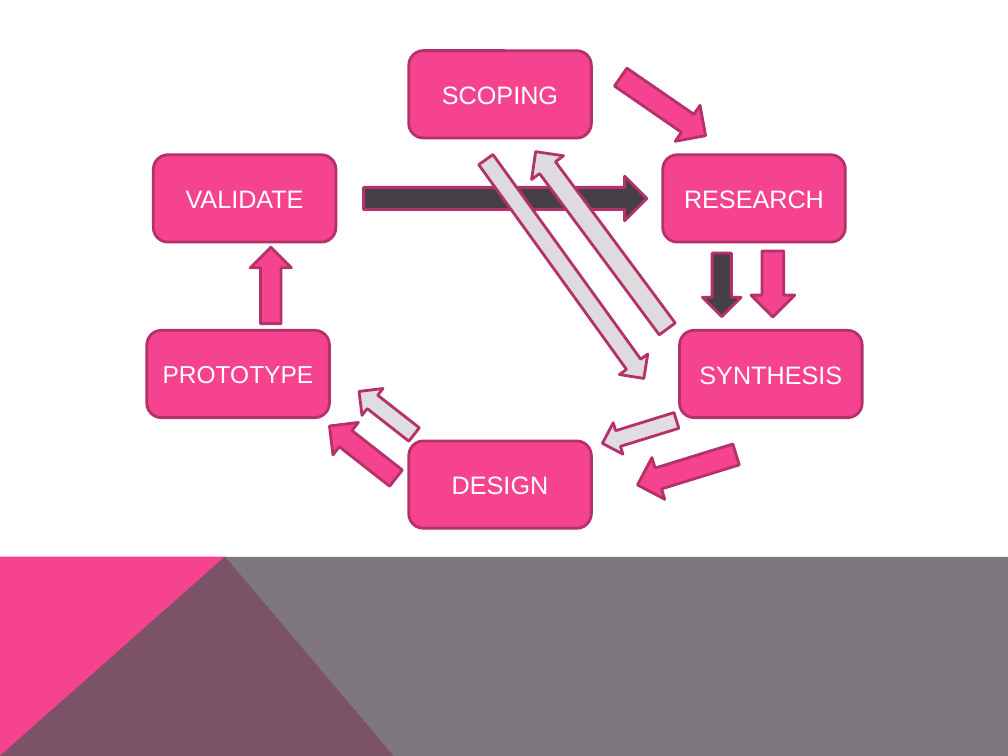
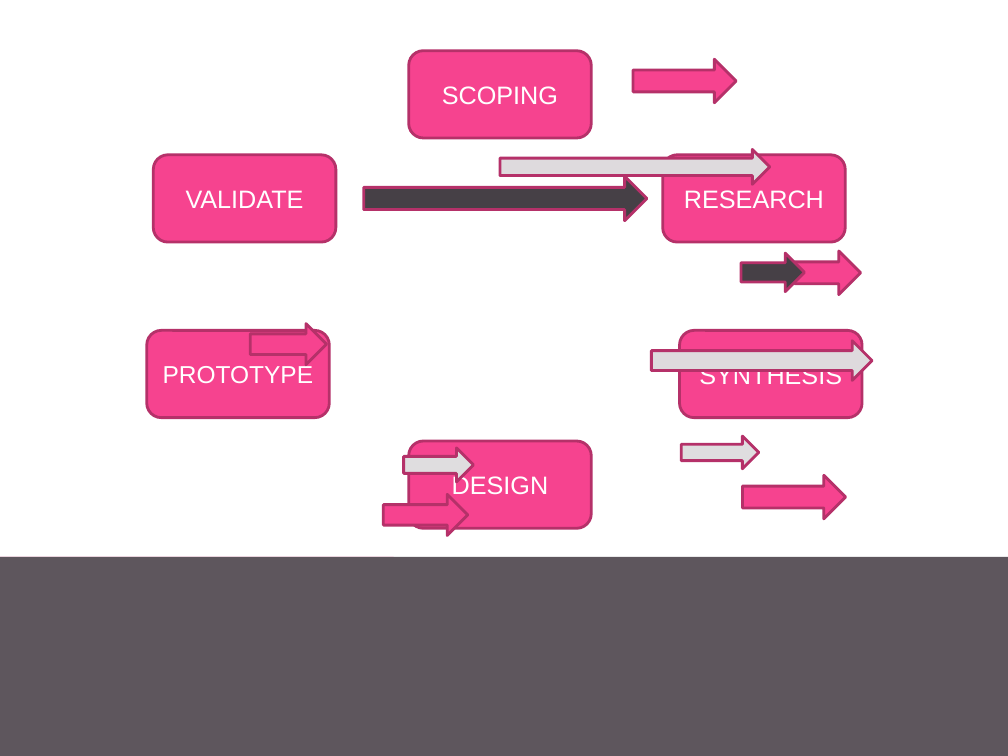
Before and after one commit to simonkrenger/ch.bfh.bti7081.s2013.pink, a slide deck: slide 16 of Project Pink/doc/task03/DesignThinkingProcess_v1.pptx. Drawn at 1008x756 pixels with LibreOffice and Linux fonts; fonts in the diff are those of the drawing. Boxes give left, top, right and bottom in pixels: in the first picture for what was removed or moved away, otherwise in the second. Text is boxed around its words. In the diff, an @@ line names an element or a change of style, - is before the commit and + after.

```diff
--- a/Project Pink/doc/task03/DesignThinkingProcess_v1.pptx
+++ b/Project Pink/doc/task03/DesignThinkingProcess_v1.pptx
@@ right arrow at bbox=[633, 59, 736, 103]: outline #B6326A 2 pt to #B53169 2.01 pt; proportions changed; rotation 34 to 0 degrees @@
@@ right arrow added at bbox=[500, 149, 770, 184], fill #DEDADD, outline #B53169 2.01 pt @@
@@ right arrow removed at bbox=[520, 140, 683, 341] @@
@@ outline #B6326A 2 pt to #B53169 2.01 pt; proportions changed in 5 elements at bbox=[662, 155, 845, 243], bbox=[679, 331, 862, 418], bbox=[409, 442, 592, 529], bbox=[147, 331, 330, 418], bbox=[364, 176, 647, 221] @@
@@ right arrow removed at bbox=[471, 150, 658, 390] @@
@@ right arrow removed at bbox=[250, 247, 292, 324] @@
@@ right arrow removed at bbox=[703, 253, 741, 316] @@
@@ right arrow at bbox=[741, 253, 804, 291]: fill #F6438F to #464046; outline #B6326A 2 pt to #B53169 2.01 pt; proportions changed; rotation 90 to 0 degrees @@
@@ right arrow added at bbox=[794, 251, 860, 294], fill #F6438F, outline #B53169 2.01 pt @@
@@ right arrow added at bbox=[250, 324, 327, 365], fill #F6438F, outline #B53169 2.01 pt @@
@@ right arrow added at bbox=[651, 341, 872, 380], fill #DEDADD, outline #B53169 2.01 pt @@
@@ right arrow removed at bbox=[349, 378, 425, 448] @@
@@ right arrow removed at bbox=[317, 410, 409, 494] @@
@@ right arrow removed at bbox=[598, 405, 682, 459] @@
@@ right arrow added at bbox=[403, 448, 473, 482], fill #DFDDDF, outline #B53169 2.01 pt @@
@@ right arrow at bbox=[681, 436, 759, 470]: fill #F6438F to #DFDDDF; outline #B6326A 2 pt to #B53169 2.01 pt; proportions changed; rotation 162 to 0 degrees @@
@@ right arrow added at bbox=[743, 475, 846, 518], fill #F6438F, outline #B53169 2.01 pt @@
@@ right arrow added at bbox=[383, 494, 468, 535], fill #F6438F, outline #B53169 2.01 pt @@
@@ freeform shape removed at bbox=[0, 556, 394, 756] @@
@@ freeform shape removed at bbox=[0, 556, 1008, 756] @@
@@ rectangle added at bbox=[0, 556, 394, 756], fill #F6438F @@
@@ rectangle added at bbox=[0, 556, 1008, 756], fill #5E565D @@
```
Also in this commit, not shown: 16 other slides changed.
